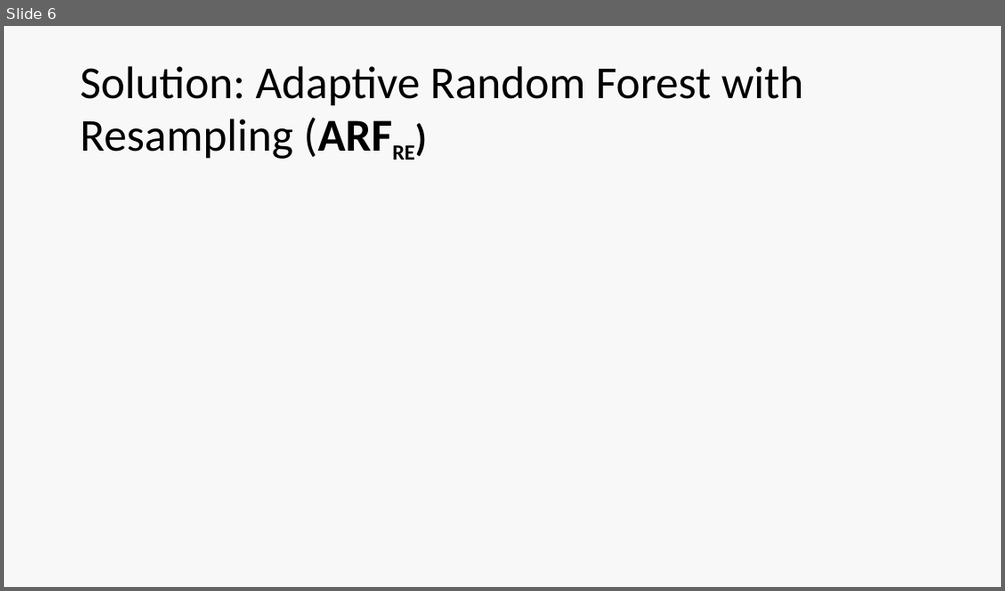
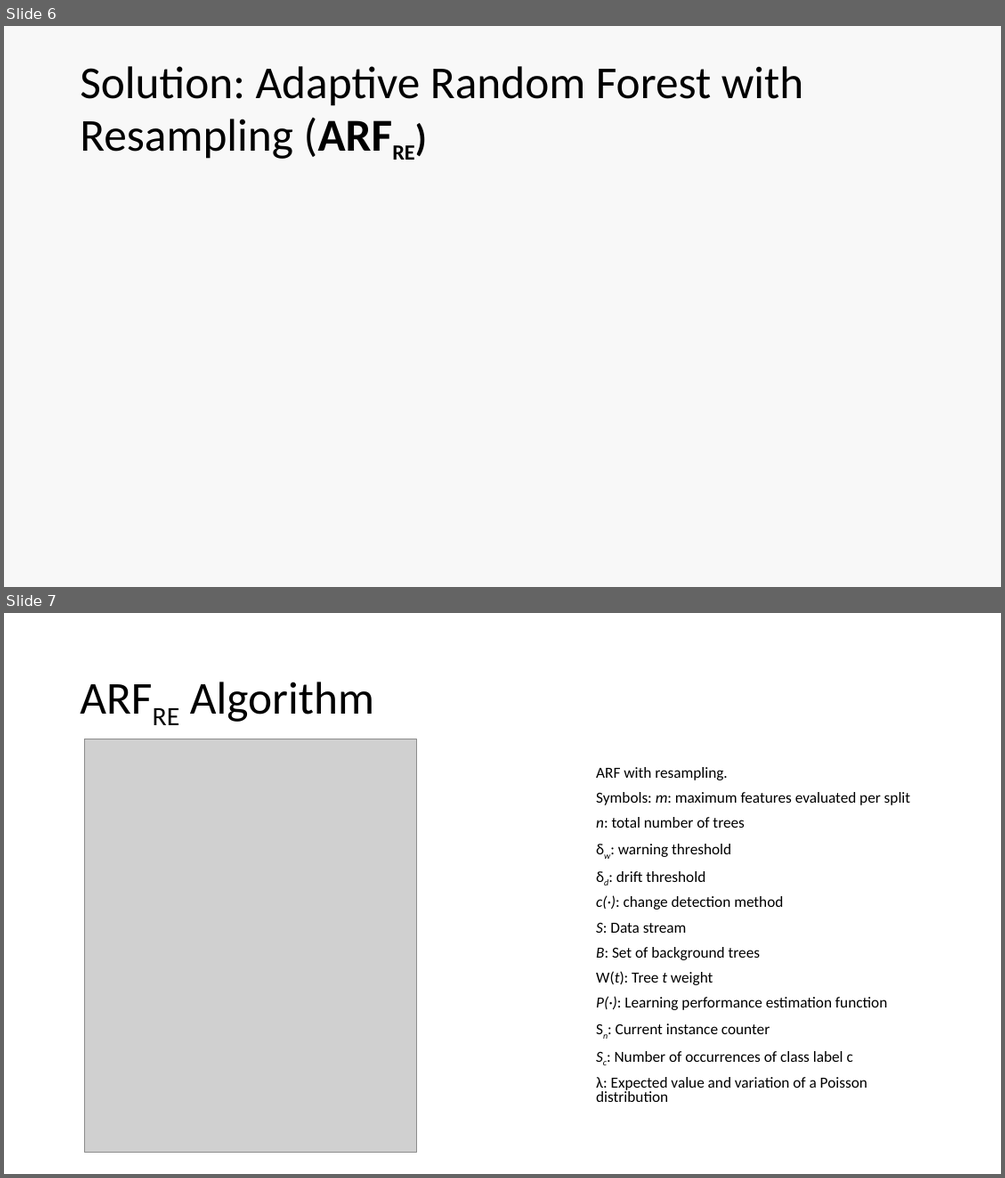
Before and after one commit to kushvarma/dm_arf, a slide deck: DMLAB-SS2020 ARF.pptx. Shown one above the other, each under a label of ours: slide 6 before the commit, slides 6 and 7 after it. The pictures are 1005x591 and 1005x1178 pixels, drawn with LibreOffice and Linux fonts; fonts in the diff are those of the drawing; grey boxes stand for pictures. Boxes give left, top, right and bottom in pixels: in the first picture for what was removed or moved away, otherwise in the second. Text is boxed around its words. In the diff, an @@ line names an element or a change of style, - is before the commit and + after.

```diff
--- a/DMLAB-SS2020 ARF.pptx
+++ b/DMLAB-SS2020 ARF.pptx
@@ slide 7 added at [4, 613, 1001, 1174], background #FFFFFF @@
@@ title added at [190, 682, 374, 722], 44 pt, text #000000 @@
+ARFRE Algorithm
@@ picture added at [85, 739, 416, 1152] @@
@@ text added at [596, 767, 910, 1102], 14.8 pt, text #000000 @@
+ARF with resampling.
+Symbols: m: maximum features evaluated per split
+n: total number of trees
+δw: warning threshold
+δd: drift threshold
+c(·): change detection method
+S: Data stream
+B: Set of background trees
+W(t): Tree t weight
+P(·): Learning performance estimation function
+Sn: Current instance counter
+Sc: Number of occurrences of class label c
+λ: Expected value and variation of a Poisson distribution
```
Also in this commit, not shown: 4 slides changed, 1 other slide added, 3 slides removed.
